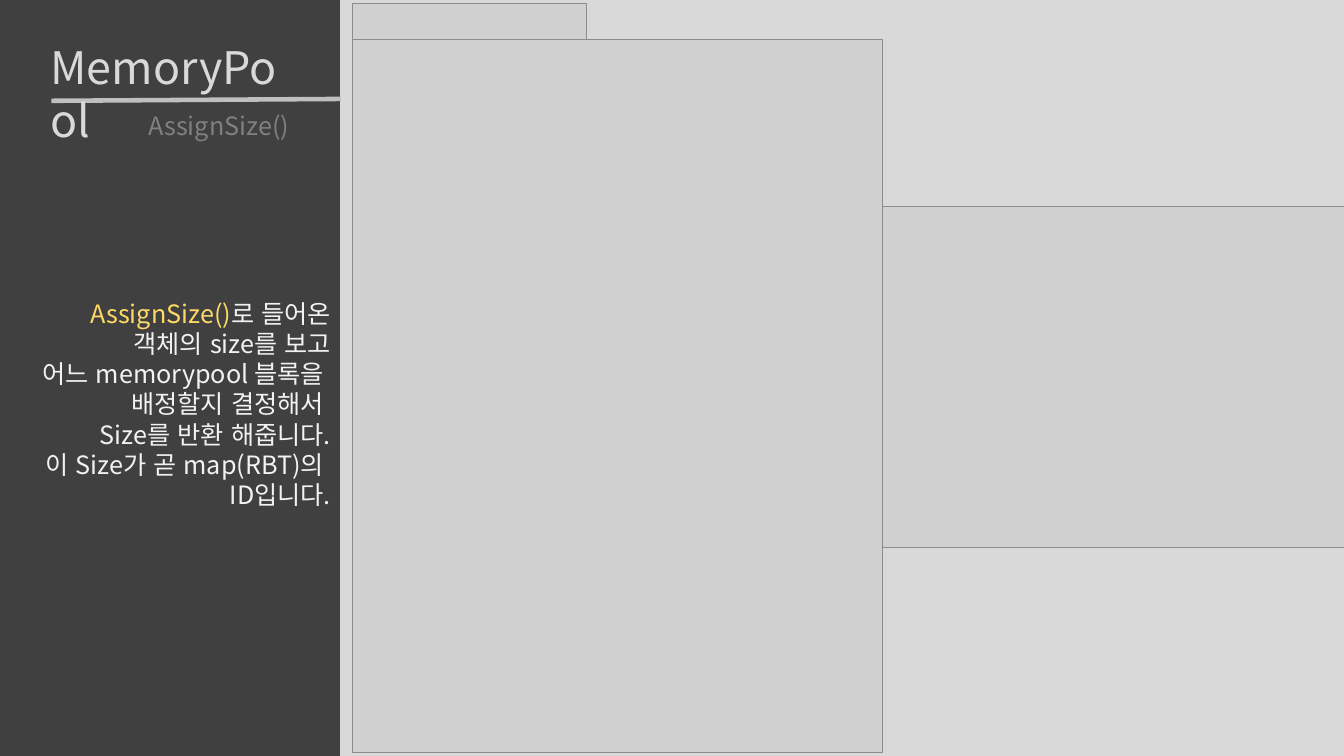
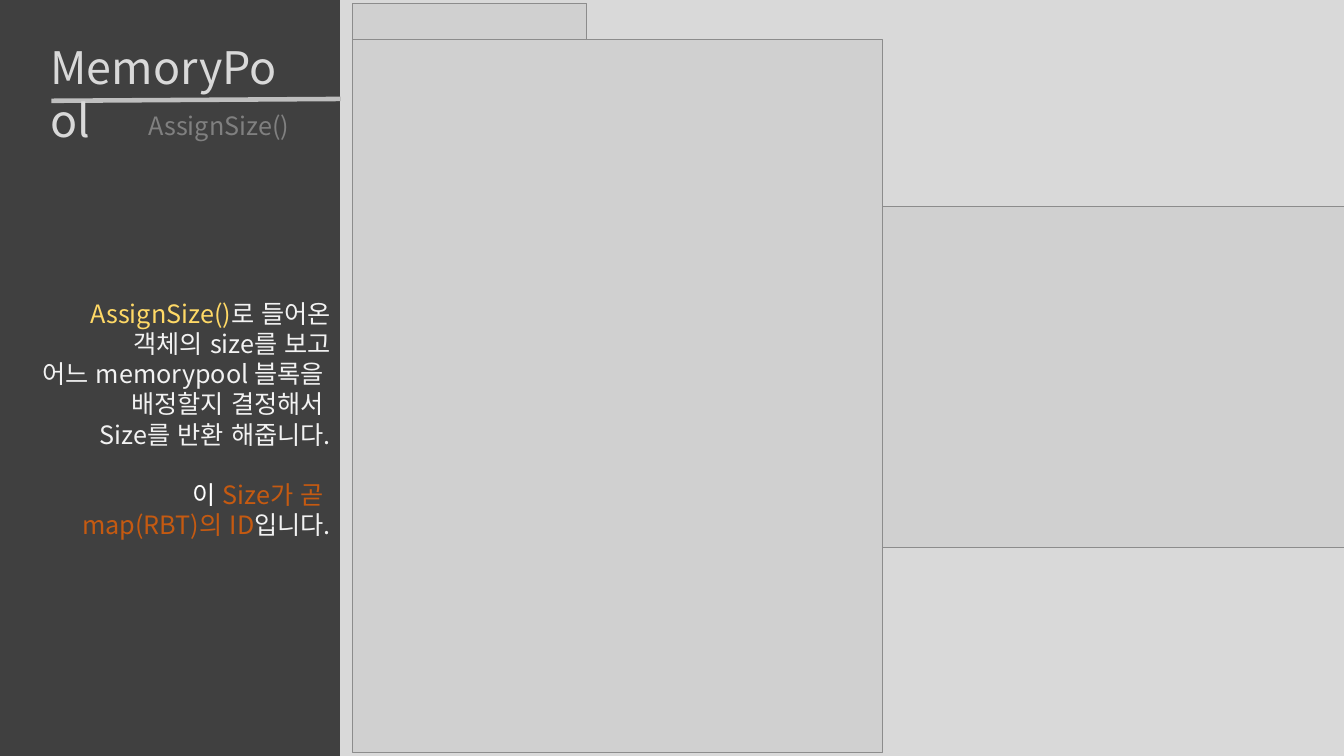
Before and after one commit to roka0105/Team.Yggdrasil_Server, a slide deck: slide 15 of 최예람 포트폴리오.pptx (slide 9 before the commit). Drawn at 1344x756 pixels with LibreOffice and Linux fonts; fonts in the diff are those of the drawing; grey boxes stand for pictures. Boxes give left, top, right and bottom in pixels: in the first picture for what was removed or moved away, otherwise in the second. Text is boxed around its words. In the diff, an @@ line names an element or a change of style, - is before the commit and + after.

```diff
--- a/최예람 포트폴리오.pptx
+++ b/최예람 포트폴리오.pptx
@@ text at <box>82,483,331,540</box>: text changed; text colour #F2F2F2 to #C55A11 @@
-이 Size가 곧 map(RBT)의
-ID입니다.
+이 Size가 곧
+map(RBT)의 ID입니다.
```
Also in this commit, not shown: 12 other slides changed, 3 slides added, 4 other files.
